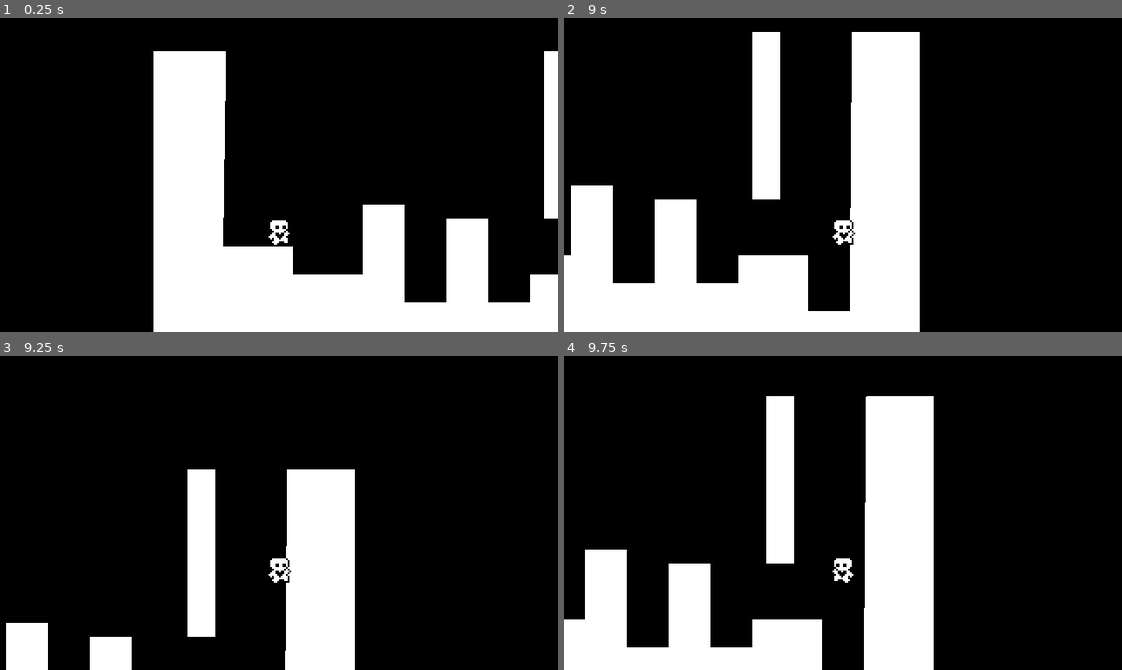
Above: before the commit, frames 1-4 (two rows, left to right).
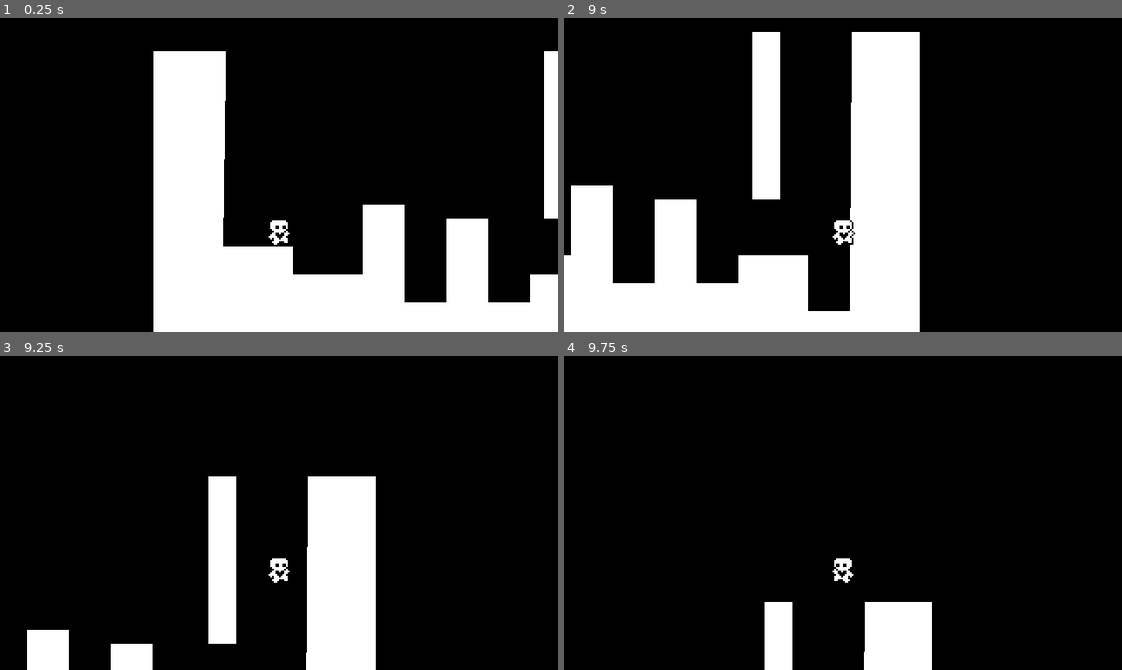
Above: after the commit, the same moments.

Repository: ruizleah/MY-ACTUAL-HEART-PLATFORMER
Game: Godot game, scene res://world.tscn
Two runs of this game, one before a commit and one after it. Both use one fixed random seed, a clock stepped at 60 frames per second and the inputs below.
Inputs:
- Up to frame 1 (0.25 s): no input
- Up to frame 2 (9 s): hold Right (ui_right) 0.53-2.03 s; tap Up (ui_up) at 0.6, 0.77, 1.07, 1.35, 1.52, 1.82, 2.1, 2.85, 3.02, 3.32, 3.6, 3.77, 4.07, 4.35, 4.52, 4.82, 5.1, 5.85, 6.02, 6.32, 6.6, 6.77, 7.07, 7.35, 7.52, 7.82, 8.1, 8.85 s; hold Left (ui_left) 2.03-2.78 s; hold Right (ui_right) 2.78-4.28 s; hold Left (ui_left) 4.28-5.03 s; tap Enter at 5 s; hold Right (ui_right) 5.03-5.78 s; hold Left (ui_left) 5.78-7.28 s; hold Right (ui_right) from 7.28 s (still down); tap Space at 8 s
- Up to frame 3 (9.25 s): keep holding Right (ui_right); tap Up (ui_up) at 9.02 s
- Up to frame 4 (9.75 s): tap Up (ui_up) at 9.32, 9.6 s; release Right (ui_right) at 9.53 s; hold Left (ui_left) from 9.53 s (still down)

Frames 1-2 are identical in both runs. In frame 3, 11% of the frame differs, in the area x 1-68%, y 36-100%; in frame 4, 19%, in the area x 0-67%, y 12-100%.

Commit message:
video #4

Diff:
--- a/player.gd
+++ b/player.gd
@@ -3,6 +3,7 @@
 @export var movement_data : PlayerMovementData
 
 var air_jump = false
+var just_wall_jumped = false
 var gravity = ProjectSettings.get_setting("physics/2d/default_gravity")
 
 @onready var animated_sprite_2d = $AnimatedSprite2D
@@ -10,8 +11,8 @@
 
 func _physics_process(delta):
 	apply_gravity(delta)
+	handle_wall_jump()
 	handle_jump()
-	handle_wall_jump()
 	var input_axis = Input.get_axis("ui_left", "ui_right")
 	handle_acceleration(input_axis, delta)
 	handle_air_acceleration(input_axis, delta)
@@ -23,20 +24,19 @@
 	var just_left_ledge = was_on_floor and not is_on_floor() and velocity.y >= 0
 	if just_left_ledge :
 		coyote_jump_timer.start()
+	just_wall_jumped = false
 
 func apply_gravity(delta):
 	if not is_on_floor():
 		velocity.y += gravity * movement_data.gravity_scale * delta
 
 func handle_wall_jump():
-	if not is_on_wall(): return
+	if not is_on_wall_only(): return
 	var wall_normal = get_wall_normal()
-	if Input.is_action_just_pressed("ui_up") and wall_normal == Vector2.LEFT:
+	if Input.is_action_just_pressed("ui_up"):
 		velocity.x = wall_normal.x * movement_data.speed
 		velocity.y = movement_data.jump_velocity
-	if Input.is_action_just_pressed("ui_up") and wall_normal == Vector2.RIGHT:
-		velocity.x = wall_normal.x * movement_data.speed
-		velocity.y = movement_data.jump_velocity
+		just_wall_jumped = true
 
 func handle_jump():
 	if is_on_floor(): air_jump = true
@@ -48,7 +48,7 @@
 		if Input.is_action_just_released("ui_up") and velocity.y < movement_data.jump_velocity / 2:
 			velocity.y = movement_data.jump_velocity
 
-		if Input.is_action_just_pressed("ui_up") and air_jump:
+		if Input.is_action_just_pressed("ui_up") and air_jump and not just_wall_jumped:
 			velocity.y = movement_data.jump_velocity * 0.8
 			air_jump = false
 
